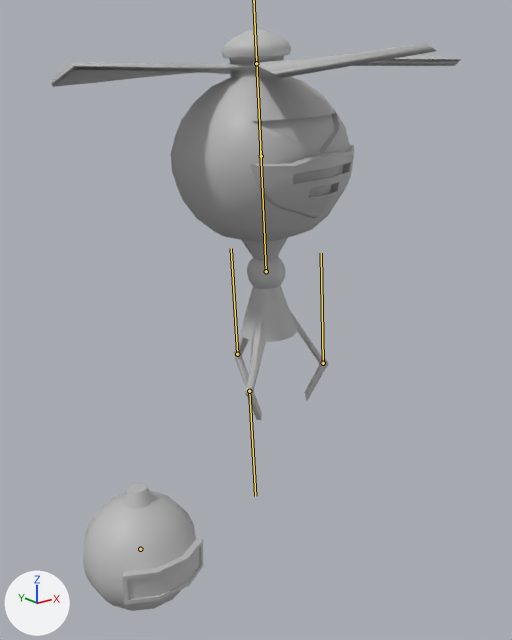
Before and after pictures for a commit that changed the FBX model Assets/Model/Pedine_scienza/RobotElicottero/elicottero.fbx.
Camera for both pictures: a camera (50 mm lens) standing at (-3.63, -4.38, 1.32) and looking at (-0.14, -0.01, -0.43). Lighting does not change. The marker at lower left points along +X, +Y and +Z. Both versions are drawn at frame 41 of the action 'Idle'; the numbers are the values there. The bones that bend it are drawn over the model as lines.

Objects in the first picture: 'Bomb1', 'Gru1', 'Head', 'finger1', 'finger2', 'finger3', 'propeller1'.
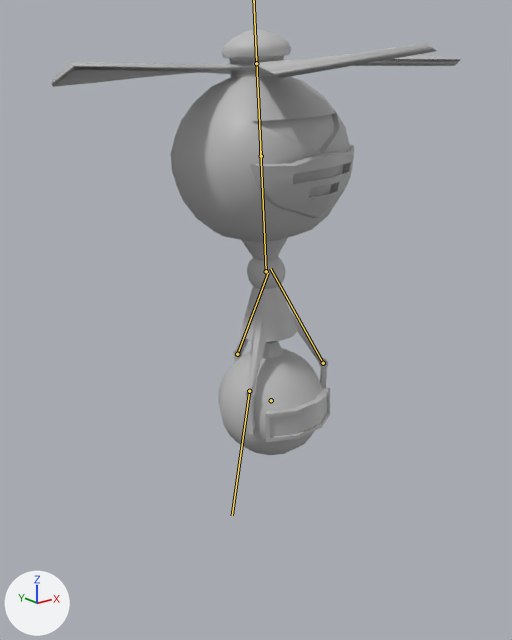
Pixel boxes [x1, y1, x2, y2] of what changed, in the pictures (512 x 640 px):
```json
{"object": "Bomb1", "change": "posed", "before": [83, 483, 203, 611], "after": [218, 341, 330, 455], "on screen": "7% narrower, 11% shorter"}
{"object": "finger3", "change": "posed", "before": [245, 387, 262, 420], "after": [245, 386, 255, 434], "on screen": "39% narrower, 44% taller"}
{"object": "finger1", "change": "posed", "before": [305, 358, 328, 401], "after": [319, 358, 328, 388]}
{"object": "finger2", "change": "posed", "before": [233, 350, 249, 387], "after": [233, 351, 242, 363]}
{"bone": "Finger1", "before": "(323, 363) to (321, 253)", "after": "(323, 363) to (270, 268)"}
{"bone": "Finger2", "before": "(237, 354) to (231, 248)", "after": "(237, 354) to (268, 273)"}
{"bone": "Finger3", "before": "(249, 391) to (255, 496)", "after": "(249, 391) to (232, 515)"}
{"bone": "Bomb", "before": "(140, 549) to (140, 548)", "after": "(271, 400) to (271, 399)"}
```

Edits to the scene script, one JSON object a line:
```json
{"block": "bone_finger1", "where": "bone_finger1 = bpy.data.objects['Armature'].pose.bones['Finger1']  # child of 'Hand'"}
{"op": "set", "path": "bone_finger1.rotation_quaternion", "old": "(1.0, 0.0, 0.0, 0.0)", "new": "(0.974, -0.222, -0.036, 0.003)", "note": "degrees (0, 0, 0) -> degrees (-26, -4, 1)"}
{"block": "bone_finger2", "where": "bone_finger2 = bpy.data.objects['Armature'].pose.bones['Finger2']  # child of 'Hand'"}
{"op": "set", "path": "bone_finger2.rotation_quaternion", "old": "(1.0, 0.0, 0.0, 0.0)", "new": "(0.967, 0.255, 0.025, 0.003)", "note": "degrees (0, 0, 0) -> degrees (30, 3, 1)"}
{"block": "bone_finger3", "where": "bone_finger3 = bpy.data.objects['Armature'].pose.bones['Finger3']  # child of 'Hand'"}
{"op": "set", "path": "bone_finger3.rotation_quaternion", "old": "(1.0, 0.0, 0.0, 0.0)", "new": "(0.965, -0.262, -0.004, 0.0)", "note": "degrees (0, 0, 0) -> degrees (-30, 0, 0)"}
{"block": "bone_bomb", "where": "bone_bomb = bpy.data.objects['Armature'].pose.bones['Bomb']"}
{"op": "set", "path": "bone_bomb.location", "old": "(0.0, 0.0, 0.0)", "new": "(130.0, 99.0, 9.0)"}
{"op": "set", "path": "bone_bomb.rotation_quaternion", "old": "(1.0, 0.0, 0.0, 0.0)", "new": "(1.0, 0.0, 0.0, 0.025)", "note": "degrees (0, 0, 0) -> degrees (0, 0, 3)"}
```
